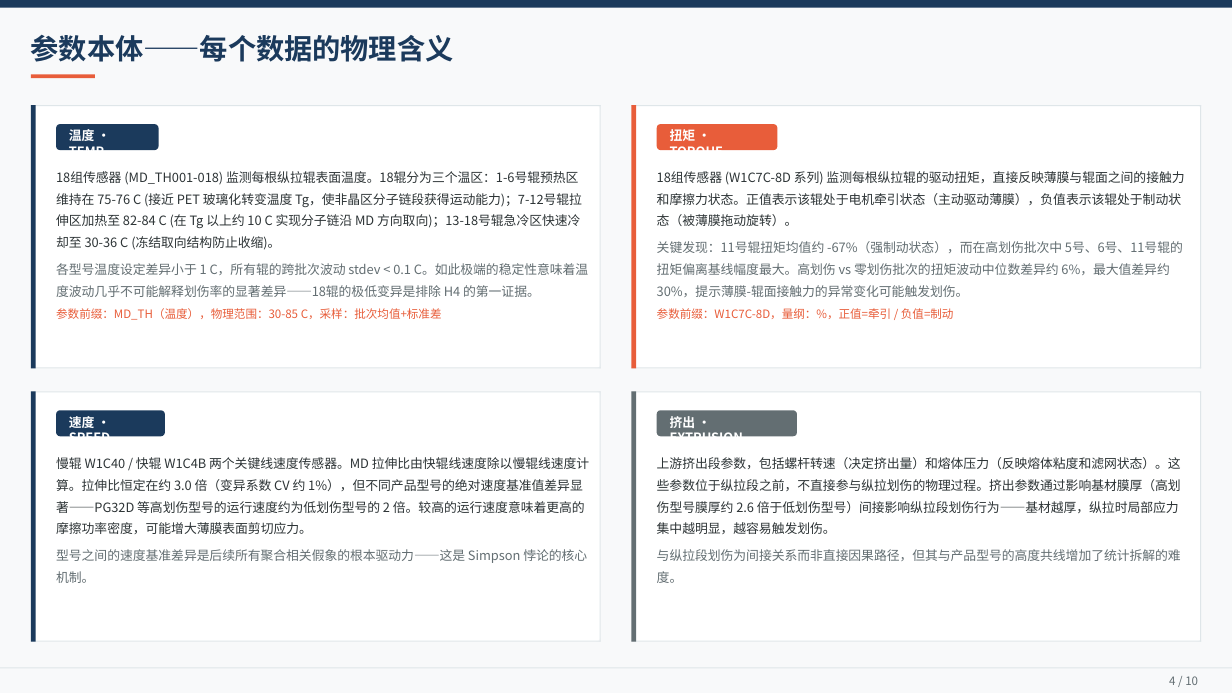
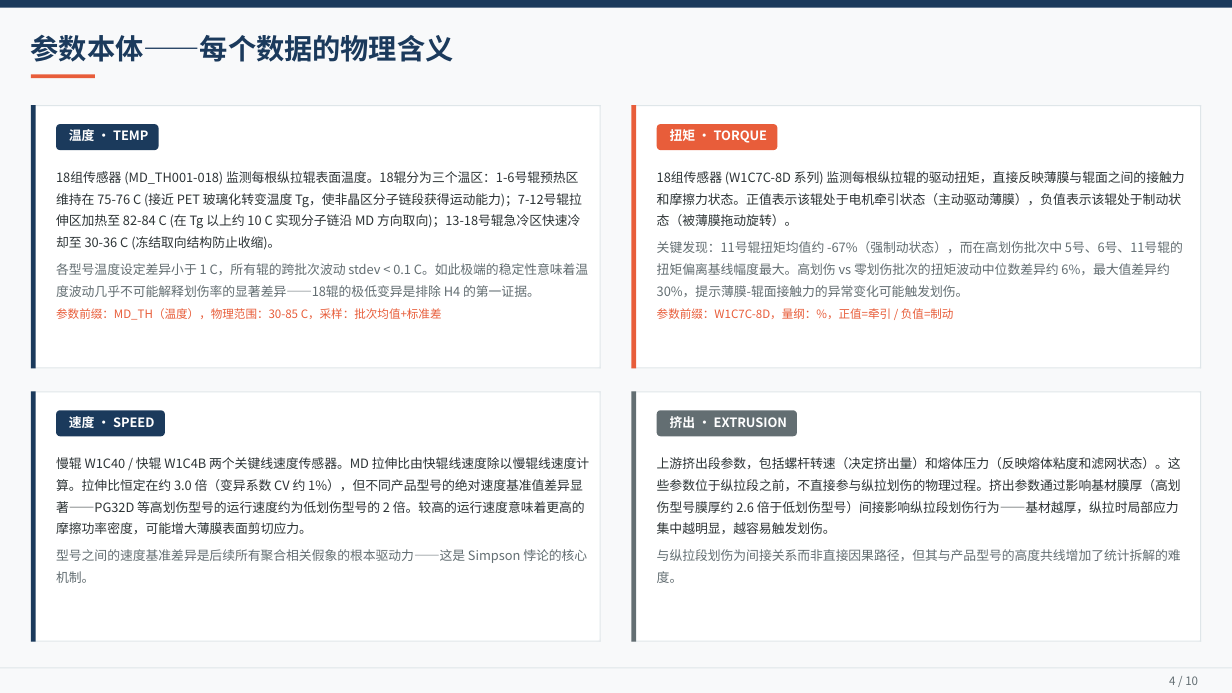
Before and after one commit to kingdol666/industrial-deep-diagnostic, a slide deck: slide 4 of ppt_workspace/BOPET_诊断汇报.pptx. Drawn at 1232x693 pixels with LibreOffice and Linux fonts; fonts in the diff are those of the drawing. Boxes give left, top, right and bottom in pixels: in the first picture for what was removed or moved away, otherwise in the second. Text is boxed around its words. In the diff, an @@ line names an element or a change of style, - is before the commit and + after.

```diff
--- a/ppt_workspace/BOPET_诊断汇报.pptx
+++ b/ppt_workspace/BOPET_诊断汇报.pptx
@@ text "温度 · TEMP" rewrapped from (69,129,104,150) to (69,129,148,141) @@
@@ text "扭矩 · TORQUE" rewrapped from (670,129,723,150) to (670,129,767,143) @@
@@ text "速度 · SPEED" rewrapped from (69,416,110,437) to (69,416,154,428) @@
@@ text "挤出 · EXTRUSION" rewrapped from (670,416,743,437) to (670,416,787,428) @@
```
Also in this commit, not shown: 1 other file.
